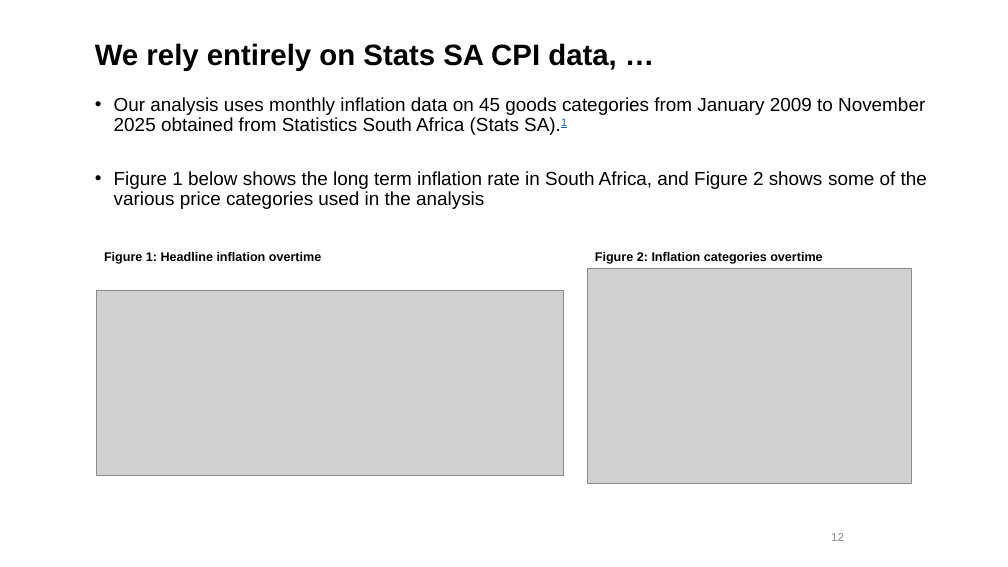
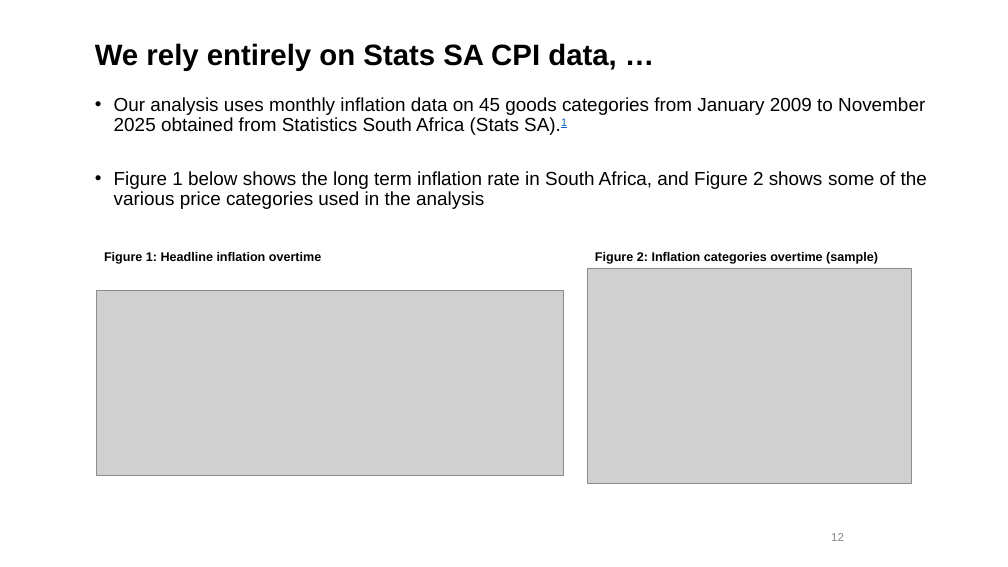
Before and after one commit to xolaniss/inflation_relative_price_variance, a slide deck: slide 12 of Presentation/inflation_relative_price_variance_presentation.pptx. Drawn at 1008x567 pixels with LibreOffice and Linux fonts; fonts in the diff are those of the drawing; grey boxes stand for pictures; background and template pictures are left out. Boxes give left, top, right and bottom in pixels: in the first picture for what was removed or moved away, otherwise in the second. Text is boxed around its words. In the diff, an @@ line names an element or a change of style, - is before the commit and + after.

```diff
--- a/Presentation/inflation_relative_price_variance_presentation.pptx
+++ b/Presentation/inflation_relative_price_variance_presentation.pptx
@@ text at (x1=595, y1=252, x2=878, y2=264): text changed @@
-Figure 2: Inflation categories overtime
+Figure 2: Inflation categories overtime (sample)
```
Also in this commit, not shown: 11 other slides changed, 1 slide removed.
